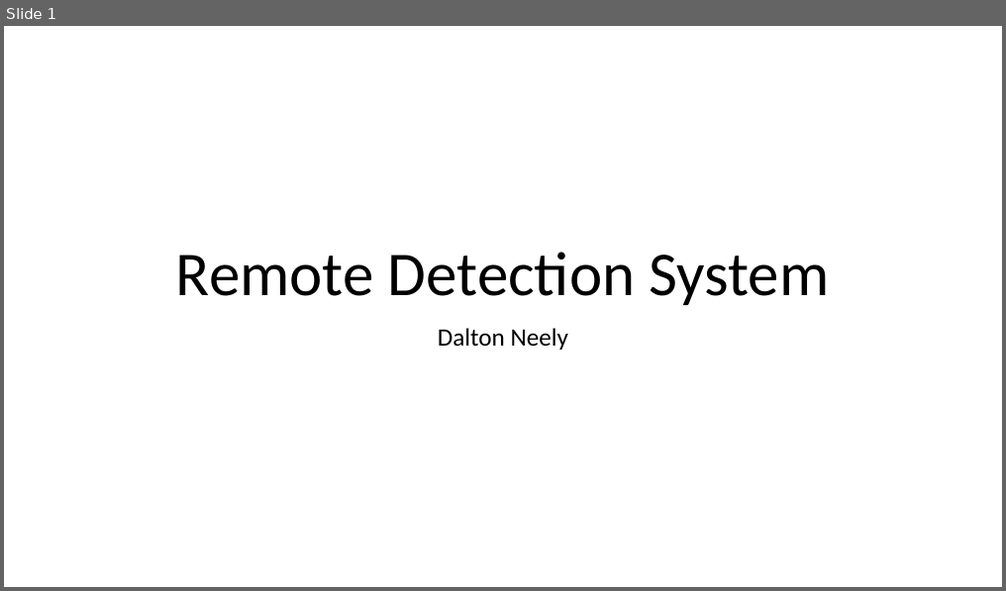
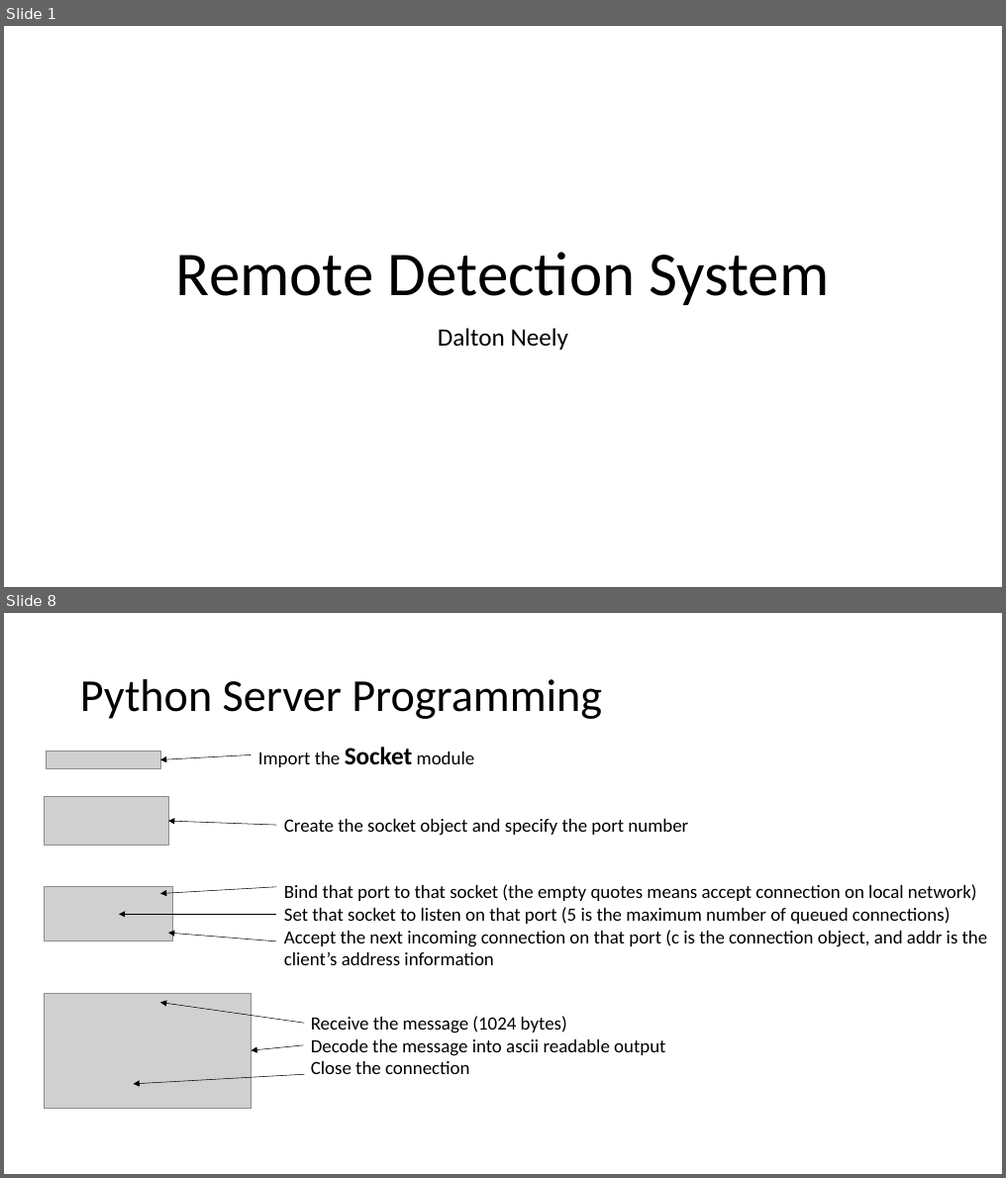
Before and after one commit to dalton-neely/NetworksFinal, a slide deck: Presentation.pptx. Shown one above the other, each under a label of ours: slide 1 before the commit, slides 1 and 8 after it; the slides between them are not shown. The pictures are 1006x591 and 1006x1178 pixels, drawn with LibreOffice and Linux fonts; fonts in the diff are those of the drawing; grey boxes stand for pictures. Boxes give left, top, right and bottom in pixels: in the first picture for what was removed or moved away, otherwise in the second. Text is boxed around its words. In the diff, an @@ line names an element or a change of style, - is before the commit and + after.

Commit message:
Added photos, Updated Presentation, Updated README

```diff
--- a/Presentation.pptx
+++ b/Presentation.pptx
@@ slide 8 added at [4,613,1002,1174], background #FFFFFF @@
@@ title added at [80,679,602,719], 44 pt, text #000000 @@
+Python Server Programming
@@ picture added at [46,752,160,768] @@
@@ arrow added from (252, 756) to (160, 760), #000000 0.5 pt @@
@@ text added at [258,747,475,767], 18 pt, text #000000 @@
+Import the Socket module
@@ picture added at [45,796,168,846] @@
@@ text added at [284,819,688,836], 18 pt, text #000000 @@
+Create the socket object and specify the port number
@@ arrow added from (276, 825) to (168, 821), #000000 0.5 pt @@
@@ picture added at [45,887,173,942] @@
@@ arrow added from (276, 887) to (160, 894), #000000 0.5 pt @@
@@ text added at [284,884,988,965], 18 pt, text #000000 @@
+Bind that port to that socket (the empty quotes means accept connection on local network)
+Set that socket to listen on that port (5 is the maximum number of queued connections)
+Accept the next incoming connection on that port (c is the connection object, and addr is the
+client’s address information
@@ arrow added from (276, 915) to (119, 915), #000000 0.5 pt @@
@@ arrow added from (276, 942) to (168, 933), #000000 0.5 pt @@
@@ picture added at [45,993,252,1109] @@
@@ arrow added from (304, 1023) to (160, 1003), #000000 0.5 pt @@
@@ text added at [311,1016,665,1074], 18 pt, text #000000 @@
+Receive the message (1024 bytes)
+Decode the message into ascii readable output
+Close the connection
@@ arrow added from (303, 1046) to (252, 1051), #000000 0.5 pt @@
@@ arrow added from (304, 1075) to (134, 1084), #000000 0.5 pt @@
```
Also in this commit, not shown: 6 other slides added, 15 other files.
